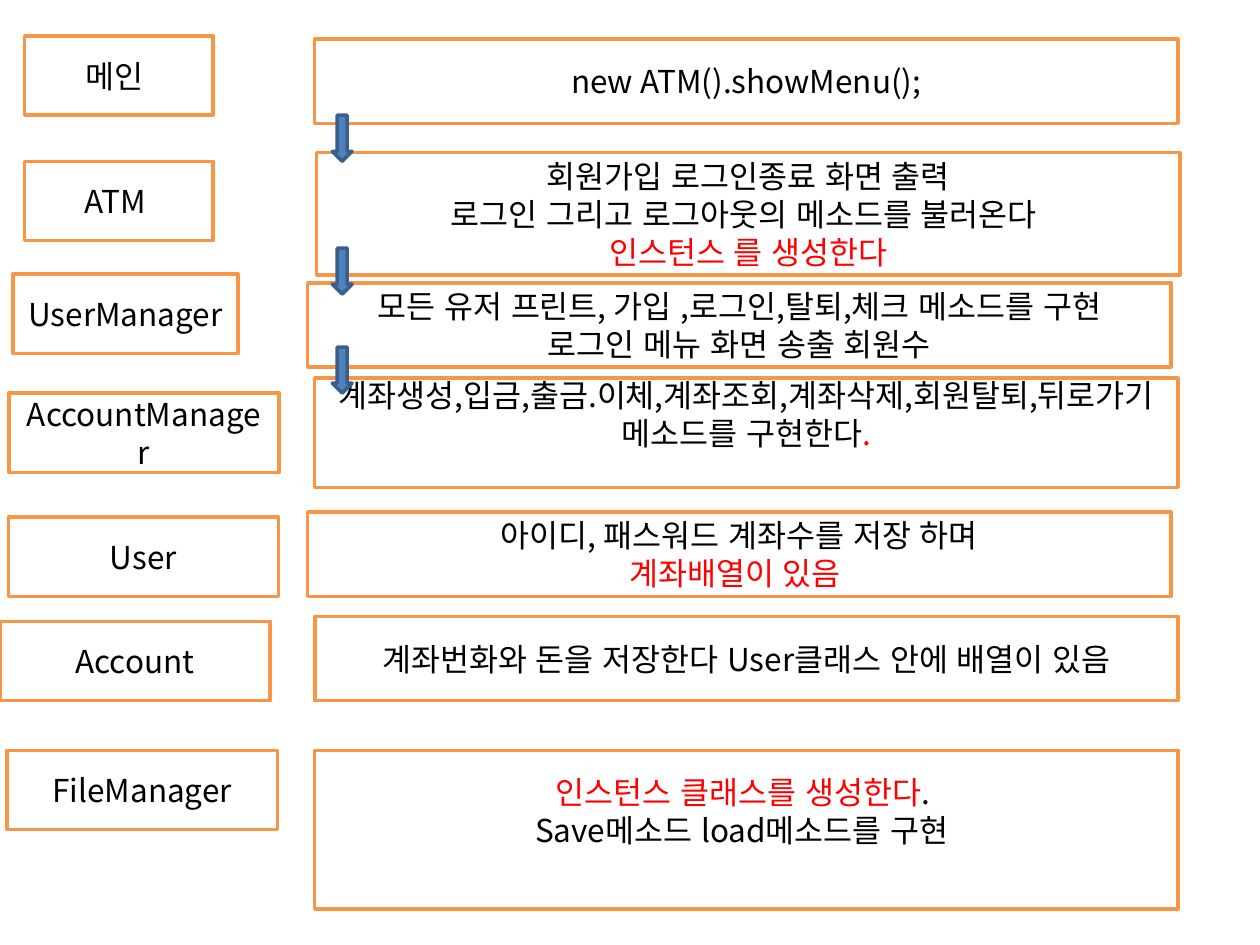
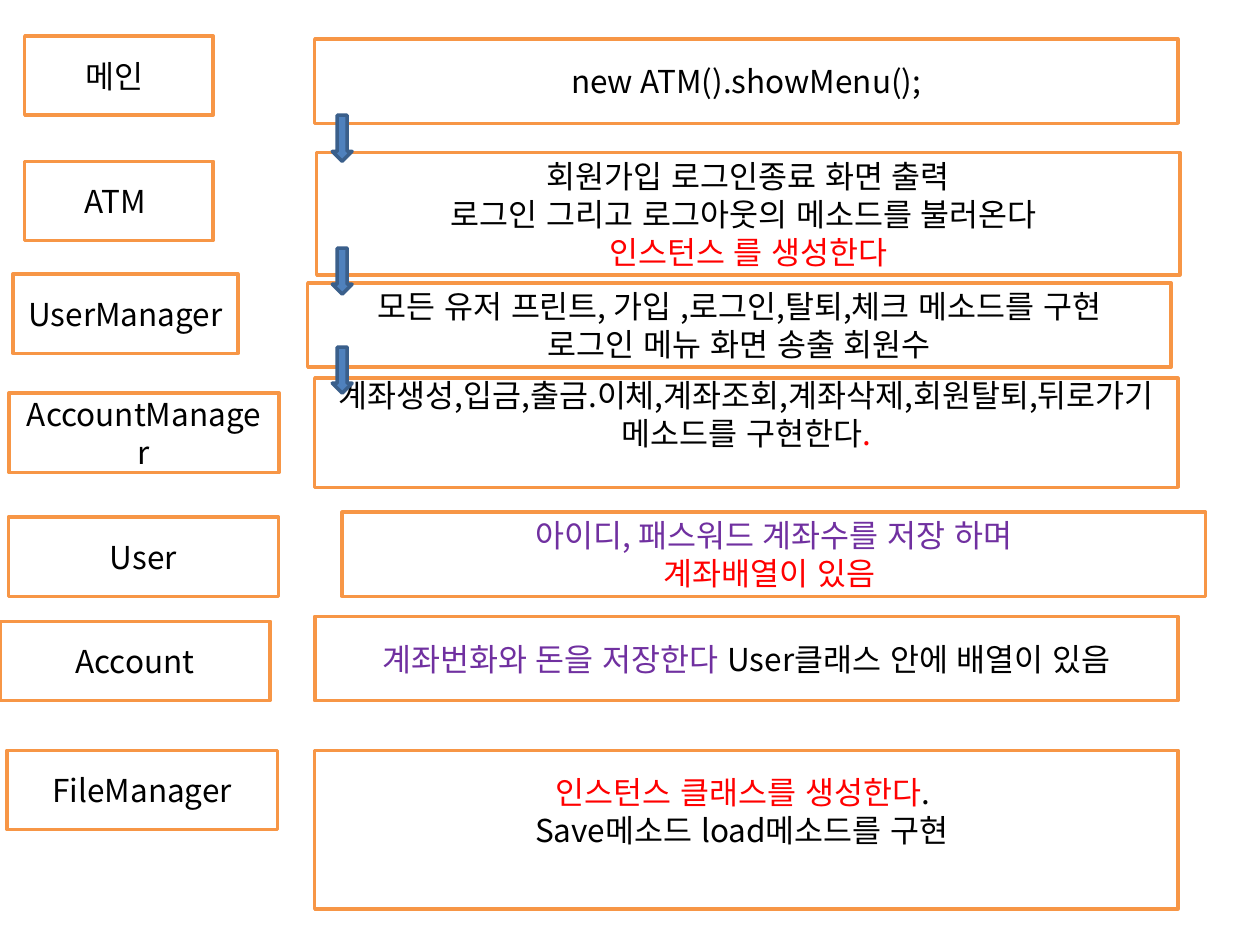
Before and after one commit to whitewise95/Study, a slide deck: slide 1 of 08_java_class_advance/src/ATM3.pptx. Drawn at 1260x945 pixels with LibreOffice and Linux fonts; fonts in the diff are those of the drawing. Boxes give left, top, right and bottom in pixels: in the first picture for what was removed or moved away, otherwise in the second. Text is boxed around its words. In the diff, an @@ line names an element or a change of style, - is before the commit and + after.

```diff
--- a/08_java_class_advance/src/ATM3.pptx
+++ b/08_java_class_advance/src/ATM3.pptx
@@ rectangle "아이디, 패스워드 계좌수를 저장 하며": place and size @@
-rectangle "아이디, 패스워드 계좌수를 저장 하며" at (307, 512, 1171, 596)
+rectangle "아이디, 패스워드 계좌수를 저장 하며" at (343, 512, 1206, 596)
@@ text in rectangle at (535, 521, 1012, 553): text colour #000000 to #7030A0 in "아이디, 패스워드 계좌수를 저장 하며" @@
@@ rectangle "계좌번화와 돈을 저장한다 User클래스 안에 ..." at (315, 616, 1178, 701): text colour #000000 to #7030A0 in "계좌번화와 돈을 저장한다" @@
```
Also in this commit, not shown: 9 other files.
